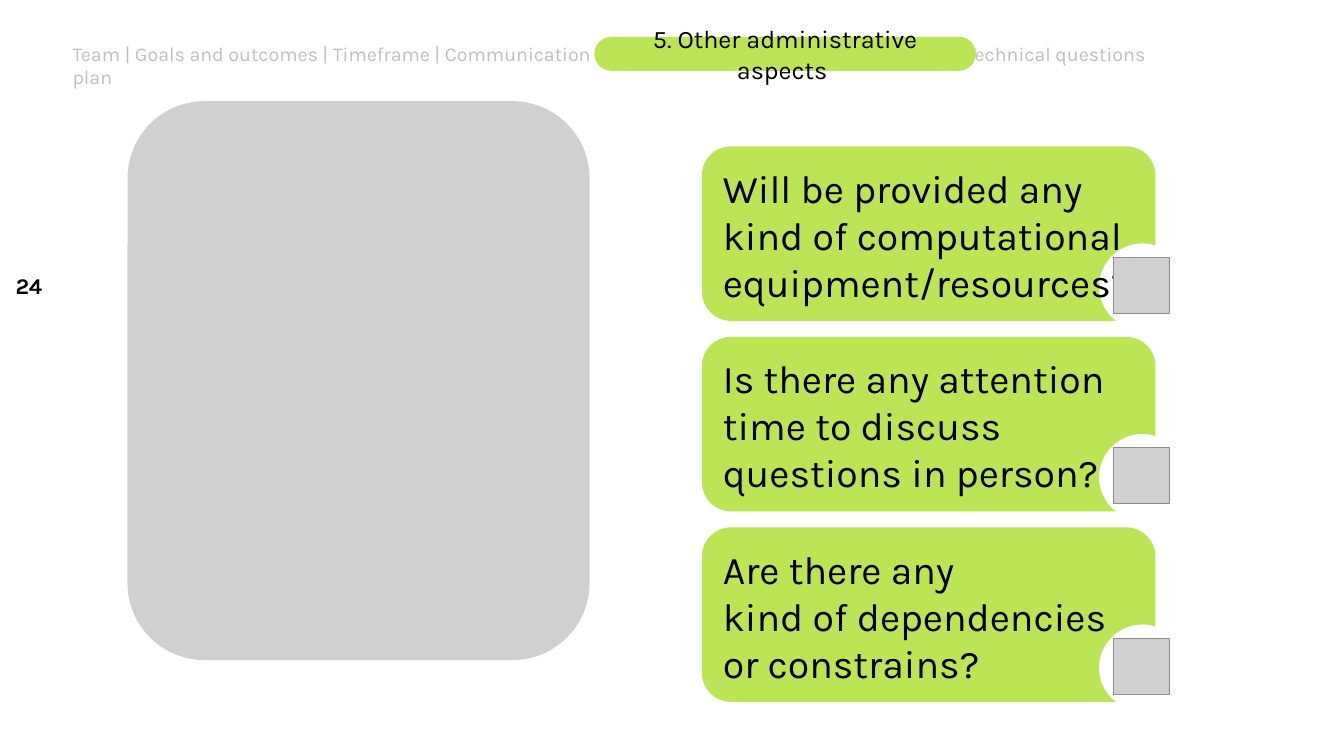
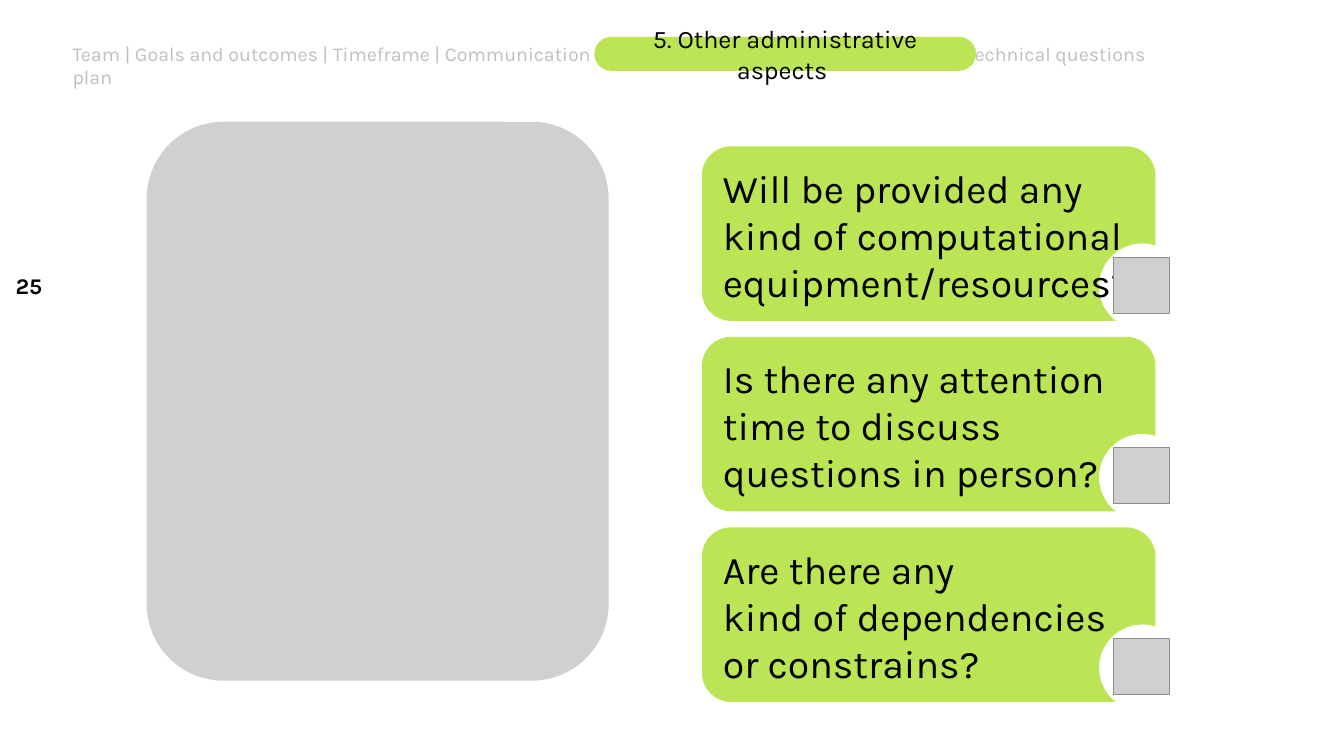
Before and after one commit to DejvisT/Sensitivity-Analysis-and-Surrogate-Modeling-of-PEM-Fuel-Cells, a slide deck: slide 25 of final_presentation_v1.pptx (slide 24 before the commit). Drawn at 1344x756 pixels with LibreOffice and Linux fonts; fonts in the diff are those of the drawing; grey boxes stand for pictures; background and template pictures are left out. Boxes give left, top, right and bottom in pixels: in the first picture for what was removed or moved away, otherwise in the second. Text is boxed around its words. In the diff, an @@ line names an element or a change of style, - is before the commit and + after.

```diff
--- a/final_presentation_v1.pptx
+++ b/final_presentation_v1.pptx
@@ picture: place and size @@
-picture at bbox=[128, 101, 590, 659]
+picture at bbox=[146, 122, 608, 681]
@@ page number at bbox=[16, 279, 42, 295]: text changed @@
-24
+25
```
Also in this commit, not shown: 7 other slides changed, 2 slides added, 1 slide removed.
